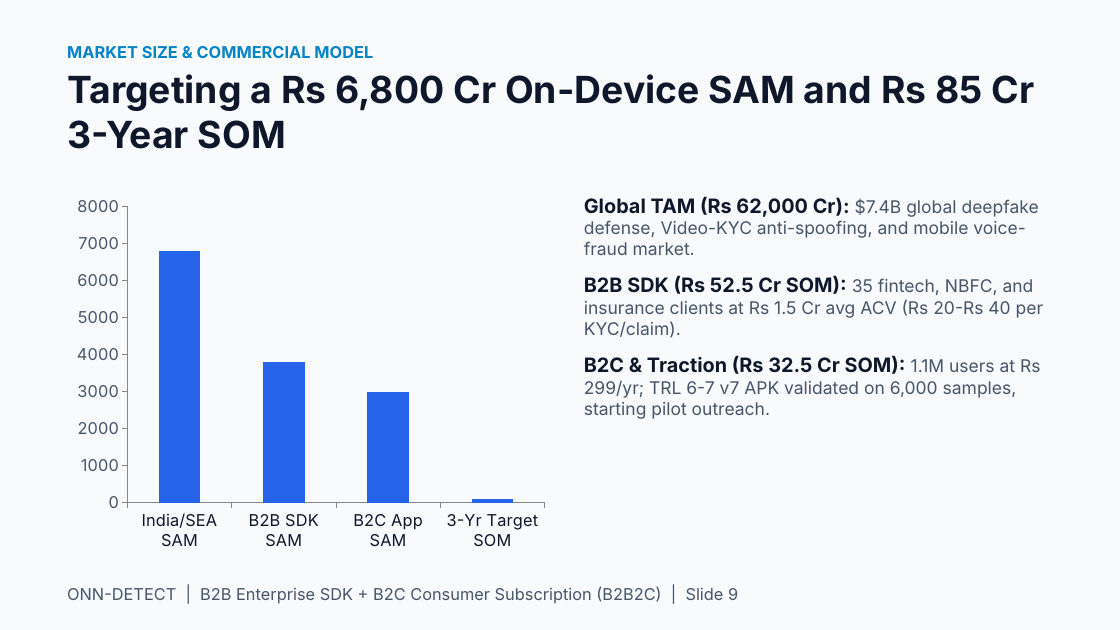
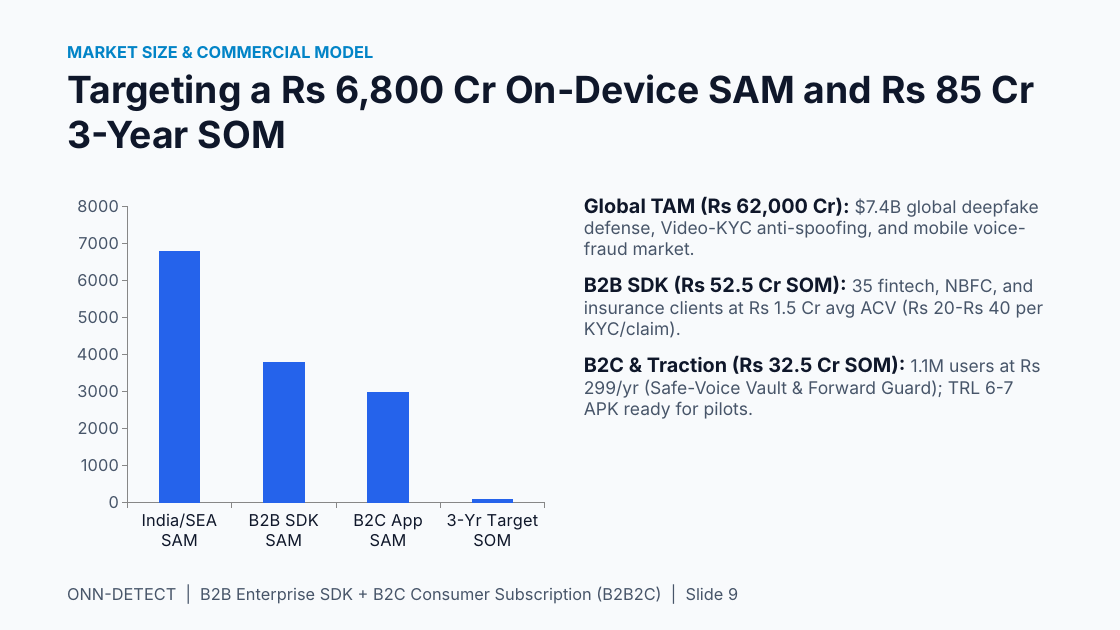
Before and after one commit to shubhamiitshk/Onn-Detect-, a slide deck: slide 9 of ONN_DETECT_PITCH_DECK_Z21_KGP_FORGE.pptx. Drawn at 1120x630 pixels with LibreOffice and Linux fonts; fonts in the diff are those of the drawing. Boxes give left, top, right and bottom in pixels: in the first picture for what was removed or moved away, otherwise in the second. Text is boxed around its words. In the diff, an @@ line names an element or a change of style, - is before the commit and + after.

```diff
--- a/ONN_DETECT_PITCH_DECK_Z21_KGP_FORGE.pptx
+++ b/ONN_DETECT_PITCH_DECK_Z21_KGP_FORGE.pptx
@@ text at (584,355,1040,419): text changed @@
-B2C & Traction (Rs 32.5 Cr SOM): 1.1M users at Rs 299/yr; TRL 6-7 v7 APK validated on 6,000 samples, starting pilot outreach.
+B2C & Traction (Rs 32.5 Cr SOM): 1.1M users at Rs 299/yr (Safe-Voice Vault & Forward Guard); TRL 6-7 APK ready for pilots.
```
Also in this commit, not shown: 9 other slides changed, 3 other files.
